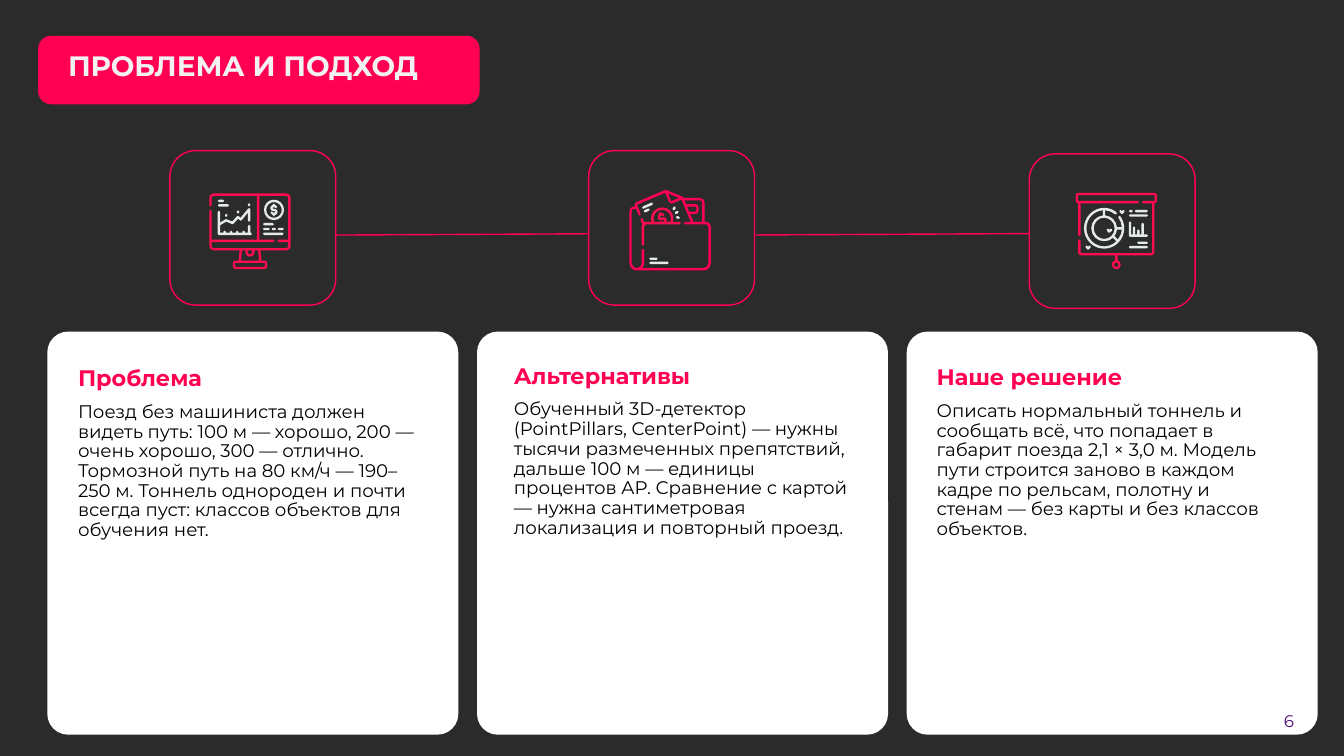
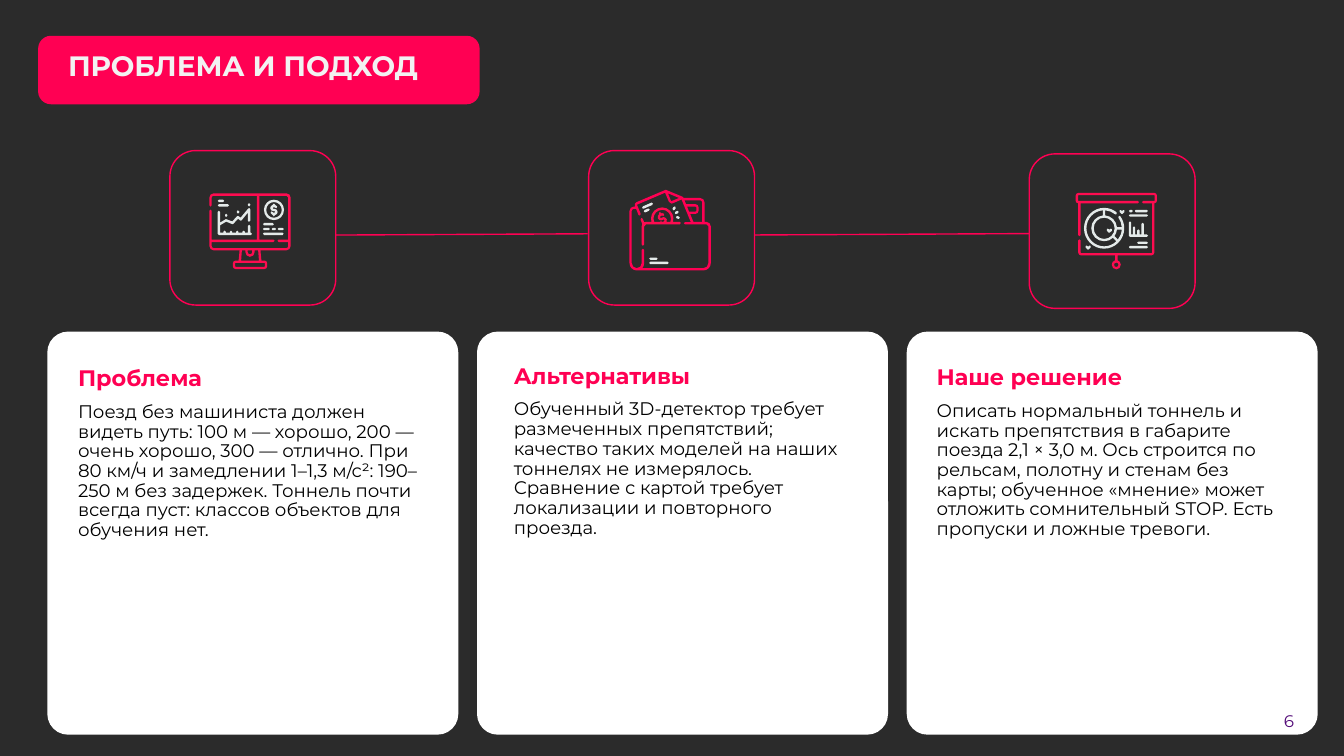
Before and after one commit to pmixay/ReSense, a slide deck: slide 6 of docs/presentation/ReSense_LCT2026.pptx. Drawn at 1344x756 pixels with LibreOffice and Linux fonts; fonts in the diff are those of the drawing; background and template pictures are left out; a plain dark background stands for a picture behind light text. Boxes give left, top, right and bottom in pixels: in the first picture for what was removed or moved away, otherwise in the second. Text is boxed around its words. In the diff, an @@ line names an element or a change of style, - is before the commit and + after.

```diff
--- a/docs/presentation/ReSense_LCT2026.pptx
+++ b/docs/presentation/ReSense_LCT2026.pptx
@@ text at [78,404,417,540]: text changed @@
-Поезд без машиниста должен видеть путь: 100 м — хорошо, 200 — очень хорошо, 300 — отлично. Тормозной путь на 80 км/ч — 190–250 м. Тоннель однороден и почти всегда пуст: классов объектов для обучения нет.
+Поезд без машиниста должен видеть путь: 100 м — хорошо, 200 — очень хорошо, 300 — отлично. При 80 км/ч и замедлении 1–1,3 м/с²: 190–250 м без задержек. Тоннель почти всегда пуст: классов объектов для обучения нет.
@@ text at [514,401,838,538]: text changed @@
-Обученный 3D-детектор (PointPillars, CenterPoint) — нужны тысячи размеченных препятствий, дальше 100 м — единицы процентов AP. Сравнение с картой — нужна сантиметровая локализация и повторный проезд.
+Обученный 3D-детектор требует размеченных препятствий; качество таких моделей на наших тоннелях не измерялось. Сравнение с картой требует локализации и повторного проезда.
@@ text at [937,403,1274,539]: text changed @@
-Описать нормальный тоннель и сообщать всё, что попадает в габарит поезда 2,1 × 3,0 м. Модель пути строится заново в каждом кадре по рельсам, полотну и стенам — без карты и без классов объектов.
+Описать нормальный тоннель и искать препятствия в габарите поезда 2,1 × 3,0 м. Ось строится по рельсам, полотну и стенам без карты; обученное «мнение» может отложить сомнительный STOP. Есть пропуски и ложные тревоги.
```
Also in this commit, not shown: 3 other slides changed, 32 other files.
